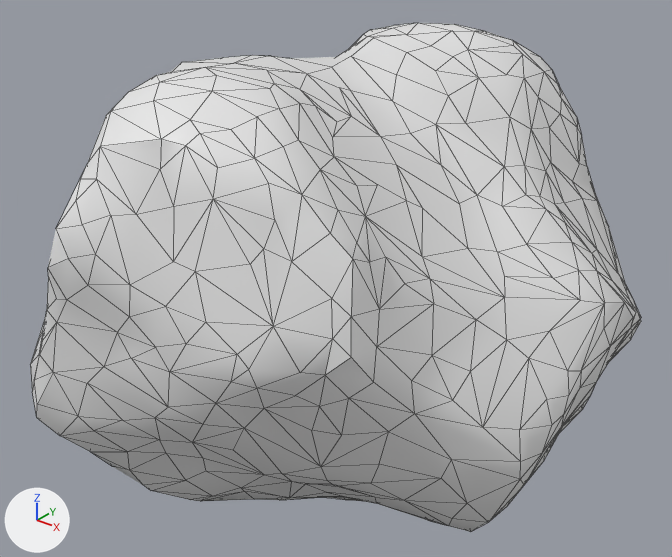
An edit to the FBX model Contents/mods/Authentic Z - Lite/media/models_X/AuthenticMeatChunk04.fbx, drawn before and after from the same camera.
The view is the same before and after, from a 50 mm camera at (0.001077, -0.000907, 0.000376) aimed at (0.000339, 0.000015, -0.000196). Lighting does not change. The marker at lower left points along +X, +Y and +Z. Mesh edges are drawn as thin lines. Where no turn or scale is listed for an object, it has been applied to the vertices.

In view in the first picture: 'rock'.
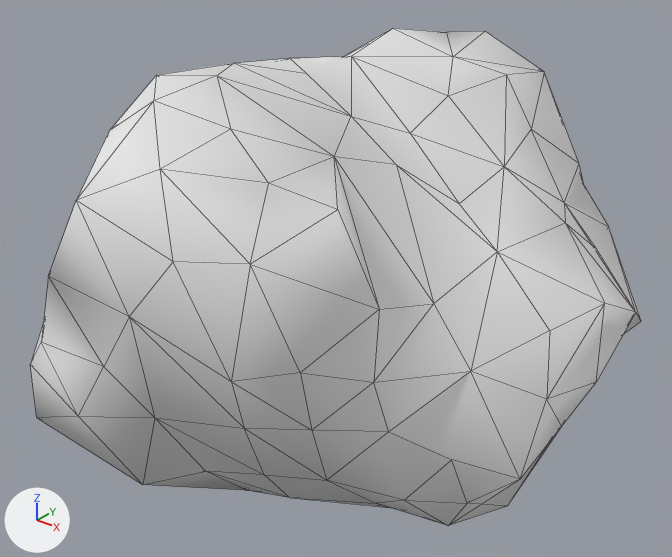
Where the newer file only moved an object's origin or applied its transform, the numbers keep the older frame.

Location of each change, (x1, y1, x2, y2) in pixels of the pictures (672 x 557 px):
'rock', reshaped: before (31, 23, 641, 532); after (31, 28, 641, 526)
part 1 of me_rock, deleted: before (31, 23, 641, 532)

Patch to the scene script:
```diff
--- a/Contents/mods/Authentic Z - Lite/media/models_X/AuthenticMeatChunk04.fbx.py
+++ b/Contents/mods/Authentic Z - Lite/media/models_X/AuthenticMeatChunk04.fbx.py
@@ me_rock @@
 # used by ob_rock; location = (0.0, 0.0, 0.0)
-me_rock.from_pydata(...)  # 729 vertices, 1234 faces; spans x -0.000093..0.000712, y -0.000394..0.0004, z -0.000489..0.000136
+me_rock.from_pydata(...)  # 171 vertices, 327 faces; spans x -0.000091..0.000704, y -0.000388..0.000397, z -0.000475..0.000135
+# me_rock part 1: 558 vertices removed from x -0.000093..0.000712, y -0.000394..0.0004, z -0.000489..0.000136
 me_rock.materials.append(mat_material_001)
```
